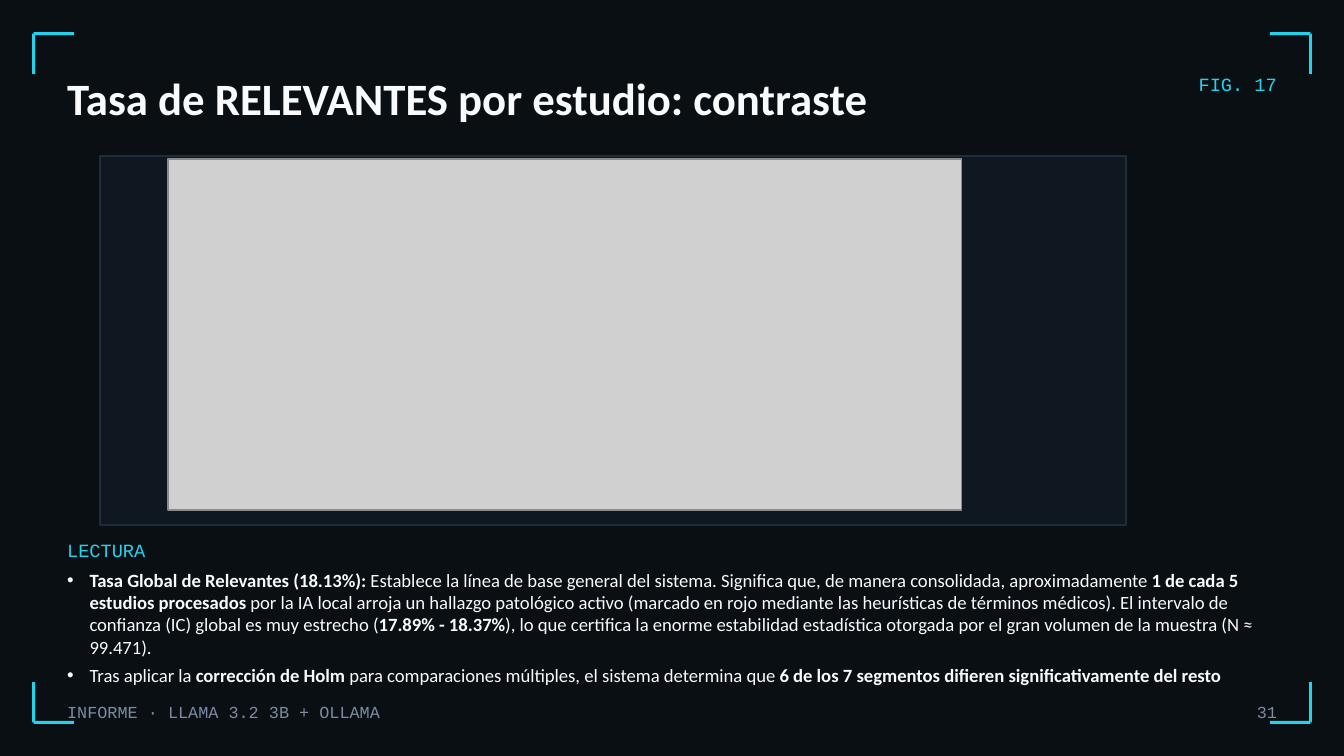
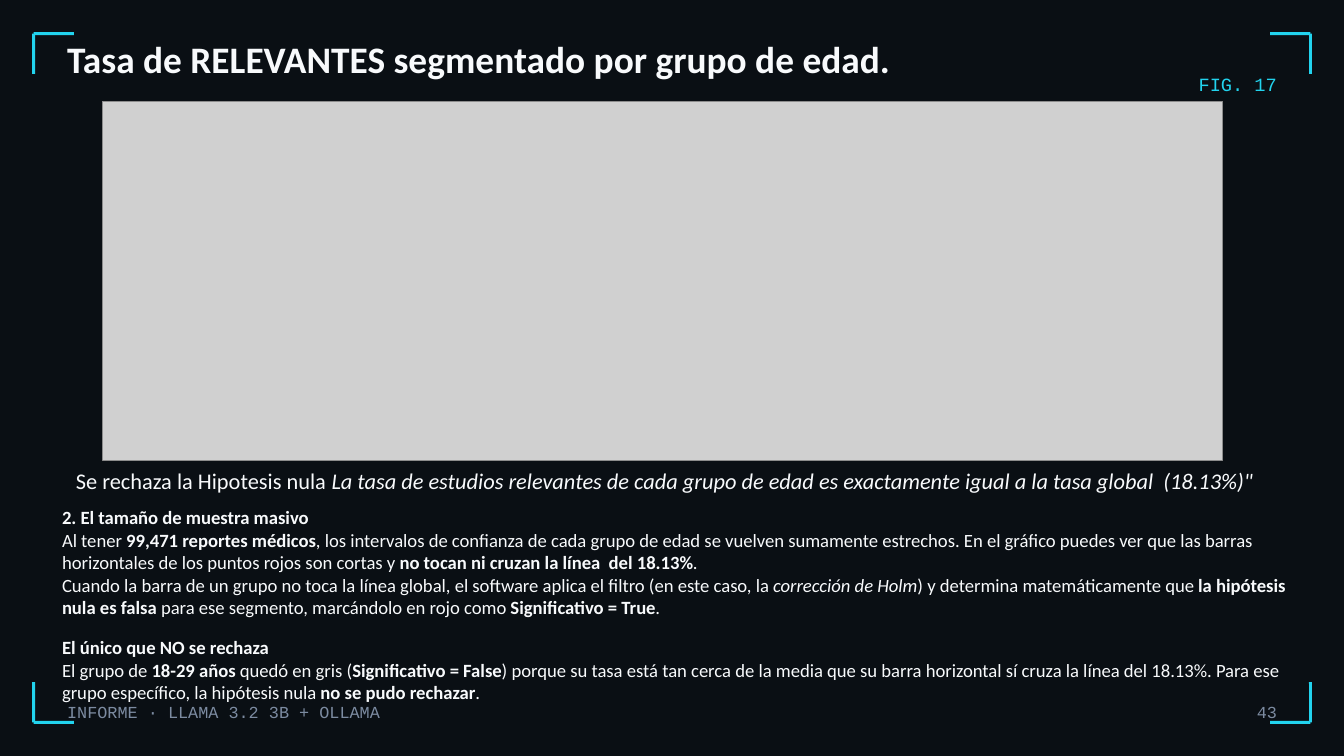
Before and after one commit to osleysorio/itacedemy_repo1_osley, a slide deck: slide 43 of sprint 13/Informe_Llama32_Ollama.pptx (slide 31 before the commit). Drawn at 1344x756 pixels with LibreOffice and Linux fonts; fonts in the diff are those of the drawing; grey boxes stand for pictures. Boxes give left, top, right and bottom in pixels: in the first picture for what was removed or moved away, otherwise in the second. Text is boxed around its words. In the diff, an @@ line names an element or a change of style, - is before the commit and + after.

```diff
--- a/sprint 13/Informe_Llama32_Ollama.pptx
+++ b/sprint 13/Informe_Llama32_Ollama.pptx
@@ title at (67, 46, 890, 80): text changed; size 24 to 20 pt @@
-Tasa de RELEVANTES por estudio: contraste
+Tasa de RELEVANTES segmentado por grupo de edad.
@@ picture: place and size @@
-picture at (168, 159, 962, 509)
+picture at (103, 101, 1223, 460)
@@ rectangle removed at (99, 156, 1126, 526) @@
@@ text added at (76, 473, 1253, 493), 12 pt, text #F8FAFC, italic @@
+Se rechaza la Hipotesis nula La tasa de estudios relevantes de cada grupo de edad es exactamente igual a la tasa global (18.13%)"
@@ text added at (62, 511, 1286, 702), 10 pt, text #F8FAFC @@
+2. El tamaño de muestra masivo
+Al tener 99,471 reportes médicos, los intervalos de confianza de cada grupo de edad se vuelven sumamente estrechos. En el gráfico puedes ver que las barras horizontales de los puntos rojos son cortas y no tocan ni cruzan la línea del 18.13%.
+Cuando la barra de un grupo no toca la línea global, el software aplica el filtro (en este caso, la corrección de Holm) y determina matemáticamente que la hipótesis nula es falsa para ese segmento, marcándolo en rojo como Significativo = True.
+El único que NO se rechaza
+El grupo de 18-29 años quedó en gris (Significativo = False) porque su tasa está tan cerca de la media que su barra horizontal sí cruza la línea del 18.13%. Para ese grupo específico, la hipótesis nula no se pudo rechazar.
@@ text removed at (67, 544, 145, 557) @@
-LECTURA
@@ text removed at (90, 573, 1239, 685) @@
-• Tasa Global de Relevantes (18.13%): Establece la línea de base general del sistema. Significa que, de manera consolidada, aproximadamente 1 de cada 5 estudios procesados por la IA local arroja un hallazgo patológico activo (marcado en rojo mediante las heurísticas de términos médicos). El intervalo de confianza (IC) global es muy estrecho (17.89% - 18.37%), lo que certifica la enorme estabilidad estadística otorgada por el gran volumen de la muestra (N ≈ 99.471).
-• Tras aplicar la corrección de Holm para comparaciones múltiples, el sistema determina que 6 de los 7 segmentos difieren significativamente del resto
@@ page number at (1257, 707, 1277, 723): text changed @@
-31
+43
```
Also in this commit, not shown: 18 other slides changed, 25 slides added, 14 slides removed, 1 other file.
